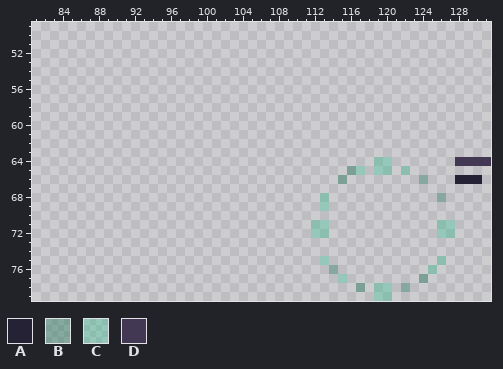
Two states of a pixel-art file, src/sprites.aseprite. The picture above is the old version.
160x80 pixels, 1 frame. Colours within 5 levels of each other are drawn and written as one. Shown: x 81..131, y 49..79. The commit also changed other parts of the picture, which this record leaves out.
Palette (. is transparent): A #242234  B #2476596b  C #2cbf8c58  D #433853
Pixels before, first column x 112:
64 .......CC.......DDDD
65 ....BC.CC.C.........
66 ...B........B...AAA.
67 ....................
68 .C............B.....
69 .C..................
70 ....................
71 CC............CC....
72 CC............CC....
73 ....................
74 ....................
75 .C............C.....
76 ..B..........C......
77 ...C........B.......
78 .....B.CC.B.........
79 .......CC...........
After:
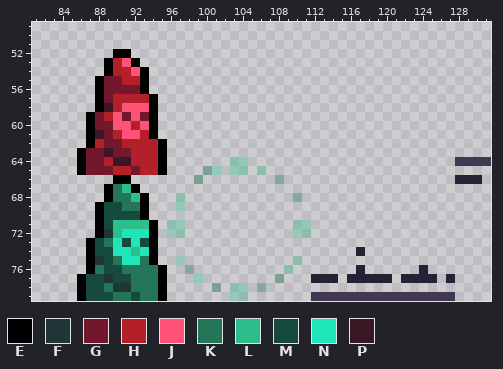
Colours new in this view: E #000000  F #203636  G #73172d  H #b4202a  J #ff5277  K #247659  L #2cbf8c  M #174a3e  N #1fe6b8  P #3b1725
Diff:
Changed rows in their new state; - is an unchanged pixel.
first column x 86:
52 ----EE------------------------------------
53 ---EHJE-----------------------------------
54 ---EHHJE----------------------------------
55 --EGGHHE----------------------------------
56 --EGGGGE----------------------------------
57 --EGHHHHE---------------------------------
58 --EPHJJJE---------------------------------
59 -EGHJGJGE---------------------------------
60 -EGGJJHJE---------------------------------
61 -EPGHJJHE---------------------------------
62 -EHGGHHHHE--------------------------------
63 EGGPGGHHHE--------------------------------
64 EGGHPPHHHE-------CC--------------..-------
65 EGGGHHGHHE----BC-CC-C---------..-..-.-----
66 ----EE-------B--------B------.--------.---
67 ---EKLE-----------------------------------
68 ---EKKLE---C------------B--.------------.-
69 --EMMKKE---C---------------.--------------
70 --EMMMME----------------------------------
71 --EMLLLLE-CC------------CC..------------..
72 --EFLNNNE-CC------------CC..------------..
73 -EMKNMNME---------------------------------
74 -EMMNNLNE----------------------A----------
75 -EFMKNNKE--C------------C--.------------.-
76 -EKMMKKKKE--B----------C----.--A------A.--
77 EMMFMMKKKE---C--------B---AAA.AAAAA-AAAA-A
78 EMMKFFKKKE-----B-CC-B----------.-..-.-----
79 EMMMKKMKKE-------CC-------DDDDDDDDDDDDDDDD
